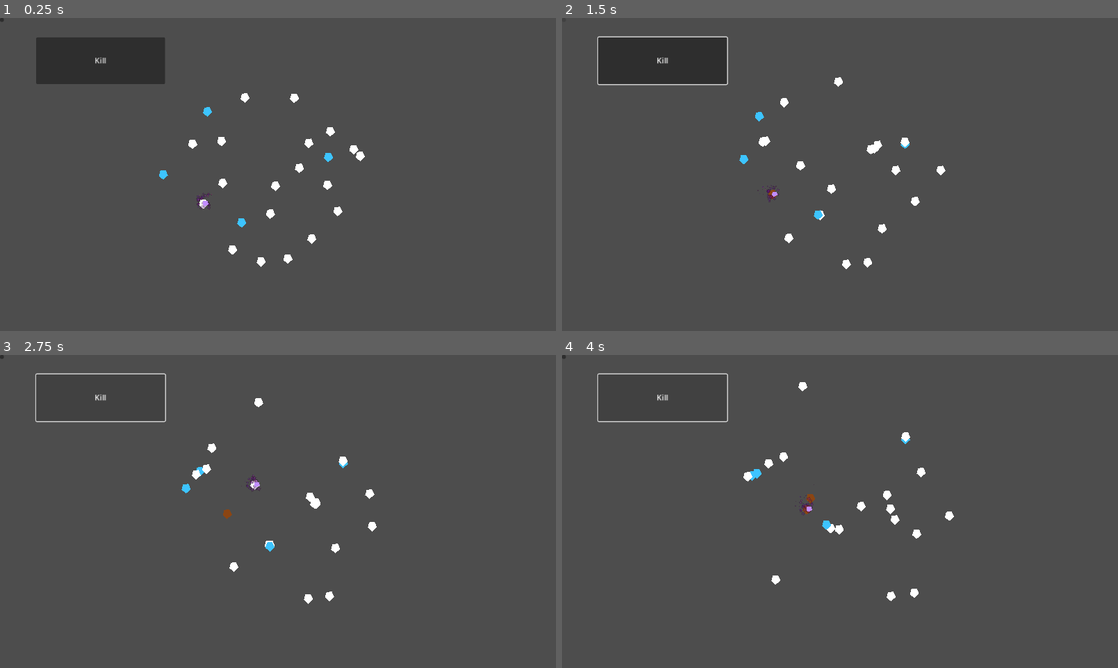
Above: before the commit, frames 1-4 (two rows, left to right).
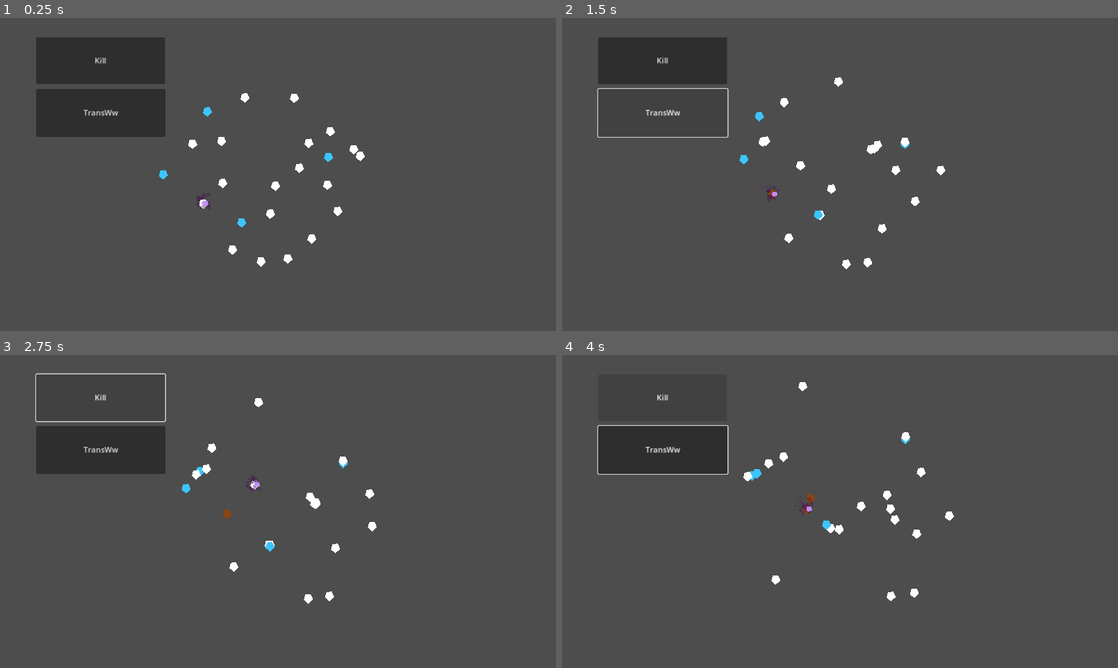
Above: after the commit, the same moments.

Repository: patator62180/Expelemalum
Game: Godot game, scene res://modules/world/world.tscn
The game is run twice, just before and just after one commit, with the same random seed, the same clock (stepped at 60 frames per second) and the same inputs. The engine's default icon, where the game draws it, is replaced by a stand-in: a white triangle on a blue panel in a dark square. Sound files missing from this copy of the repository are replaced by a short silence.
Inputs (mouse positions are in pixels of both pictures, inside the frame that each line leads up to; where the layout moved, square brackets give the same spot in the first picture):
- Up to frame 1 (0.25 s): no input
- Up to frame 2 (1.5 s): click (662, 111) [562, 21] at 0.5 s; tap Enter at 1.25 s; hold Right (right) from 1.28 s (still down); tap Space (activate) at 1.35 s
- Up to frame 3 (2.75 s): release Right (right) at 2 s; click "Kill" at 2 s
- Up to frame 4 (4 s): hold Down (down) 2.78-3.53 s; tap Space (activate) at 2.85, 3.6 s; hold Right (right) from 3.53 s (still down)

The runs differ from the first frame. In frame 1, 3.5% of the frame differs, in the area x 0-30%, y 0-38%; in frame 2, 0.6%; in frame 3, 3.5%; in frame 4, 4.0%, in the area x 0-30%, y 0-39%.

Commit message:
various bugfix

Diff:
--- a/modules/debug/debug.tscn
+++ b/modules/debug/debug.tscn
@@ -22,5 +22,8 @@
 
 [node name="ButtonTransfWw" type="Button" parent="."]
 layout_mode = 0
-offset_right = 8.0
-offset_bottom = 8.0
+offset_left = 75.0
+offset_top = 147.0
+offset_right = 343.0
+offset_bottom = 246.0
+text = "TransWw"
--- a/modules/narration/narration.gd
+++ b/modules/narration/narration.gd
@@ -67,14 +67,9 @@
 	lastLineSpoken.stop()
 
 	var lineNameStr = AUDIO_LINE.keys()[lineName]
-	var subtitledAudioStream = load("res://modules/narration/Audio/"+lineNameStr+".tres")
-	if subtitledAudioStream != null:
-		narratorStreamPlayer.stream = subtitledAudioStream.Audio
-		narratorSubtitleLabel.text = subtitledAudioStream.SubtitleText
-	else:
-		var audioStream = load("res://modules/narration/Audio/AudioSource/"+lineNameStr+".wav")
-		narratorStreamPlayer.stream = audioStream
-		#narratorSubtitleLabel.text = subtitles[lineNameStr]["subtitle"]
+	var audioStream = load("res://modules/narration/Audio/AudioSource/"+lineNameStr+".wav")
+	narratorStreamPlayer.stream = audioStream
+	#narratorSubtitleLabel.text = subtitles[lineNameStr]["subtitle"]
 	narratorStreamPlayer.play()
 
 	lastLineSpoken.start()
